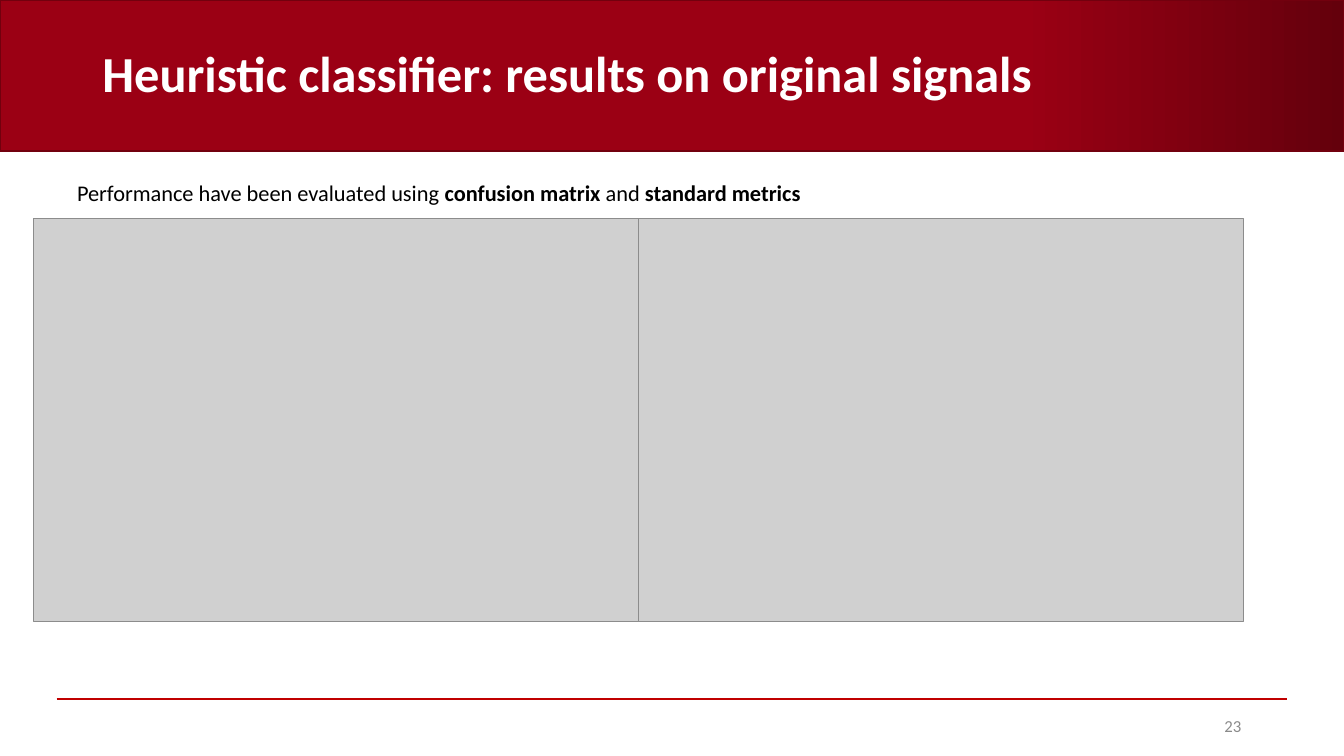
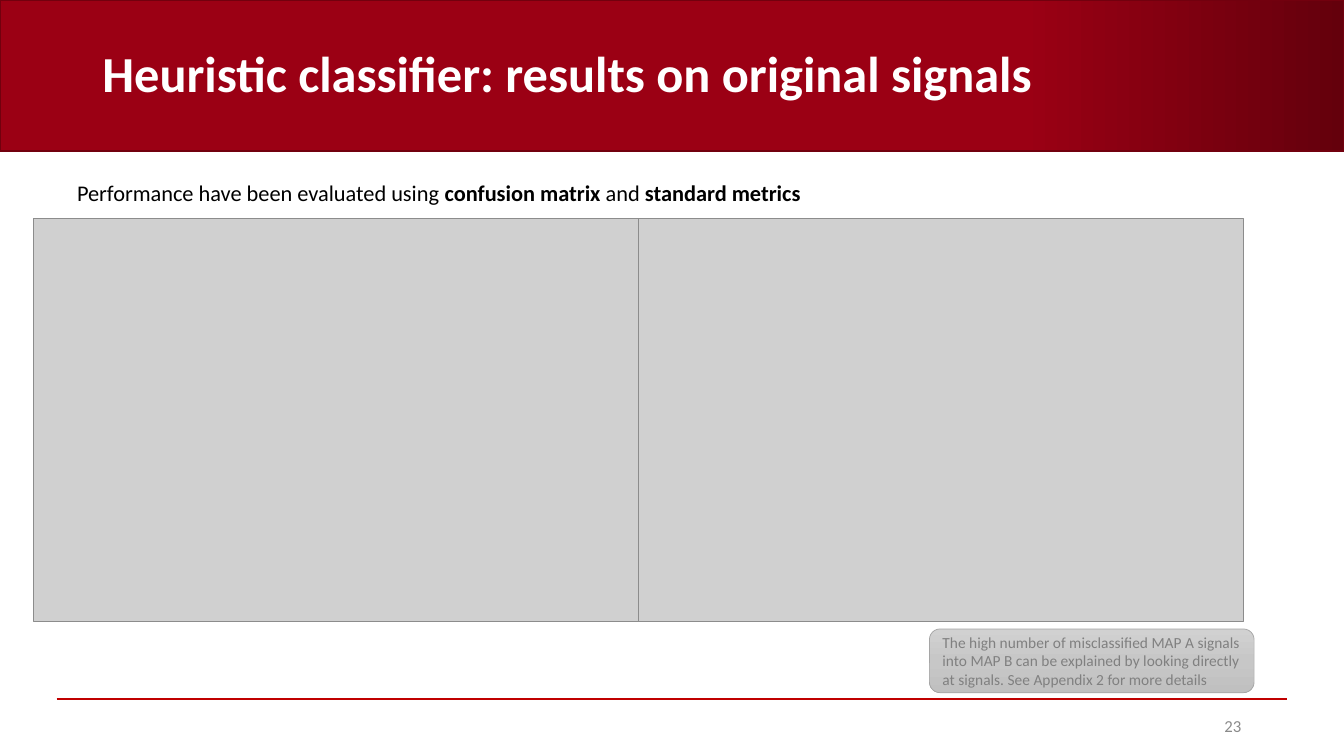
Before and after one commit to AndreaCorrado00/Tesi_magistrale_Corrado_Andrea, a slide deck: slide 23 of Documentation/5. Heuristic classifier.pptx. Drawn at 1344x756 pixels with LibreOffice and Linux fonts; fonts in the diff are those of the drawing; grey boxes stand for pictures; background and template pictures are left out. Boxes give left, top, right and bottom in pixels: in the first picture for what was removed or moved away, otherwise in the second. Text is boxed around its words. In the diff, an @@ line names an element or a change of style, - is before the commit and + after.

```diff
--- a/Documentation/5. Heuristic classifier.pptx
+++ b/Documentation/5. Heuristic classifier.pptx
@@ rounded rectangle added at <box>930,629,1254,693</box>, fill gradient #D2D2D2 to #C8C8C8 to #C0C0C0, outline #A5A5A5 0.5 pt, 11 pt, text #808080 @@
+The high number of misclassified MAP A signals into MAP B can be explained by looking directly at signals. See Appendix 2 for more details
```
Also in this commit, not shown: 5 other slides changed, 9 other files.
